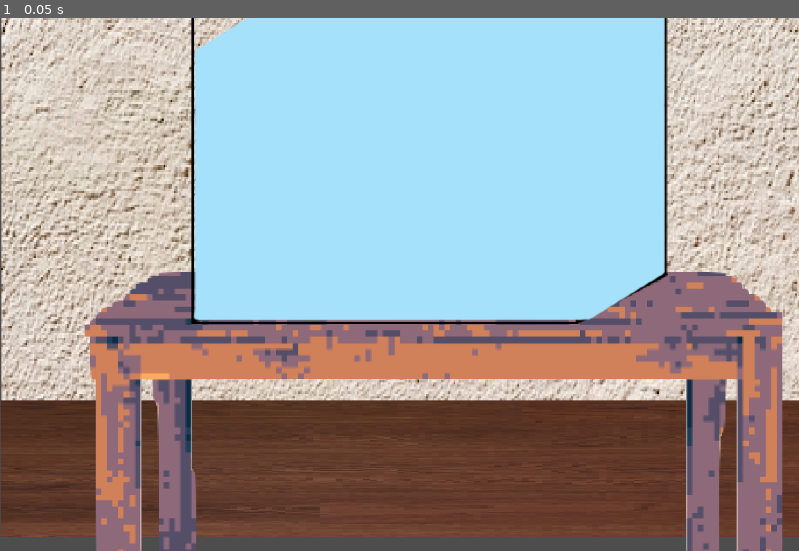
Above: before the commit, frame 1.
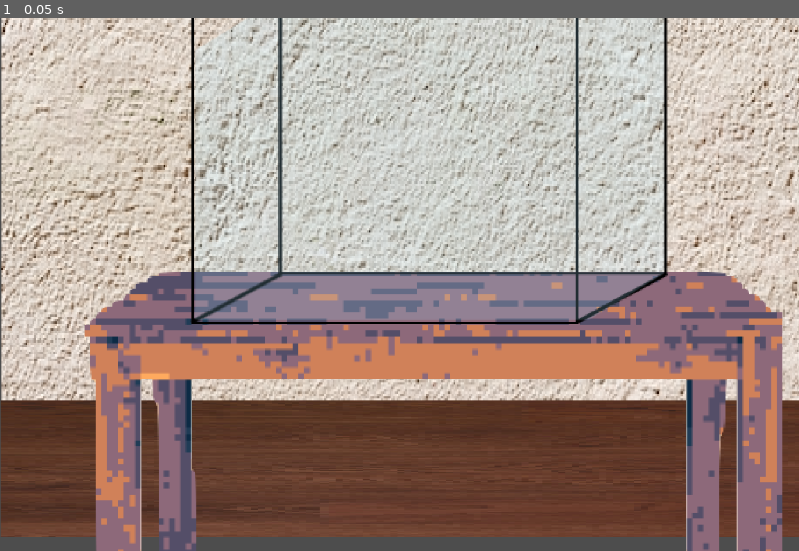
Above: after the commit, the same moment.

Repository: jac192133/Ecobana
Game: Godot game, scene res://scenes/RoomScene.tscn
The game is run twice, just before and just after one commit, with the same random seed, the same clock (stepped at 60 frames per second) and the same inputs. Before the commit the project has no main scene; this scene is started directly in both runs.
Inputs:
- Up to frame 1 (0.05 s): no input

The runs differ from the first frame. In frame 1, 33% of the frame differs, in the area x 24-84%, y 0-57%.

Commit message:
fixed water transparency

Diff:
--- a/godotecobana/project.godot
+++ b/godotecobana/project.godot
@@ -11,6 +11,7 @@
 [application]
 
 config/name="GodotEcobana"
+run/main_scene="res://scenes/RoomScene.tscn"
 config/features=PackedStringArray("4.3", "GL Compatibility")
 config/icon="res://icon.svg"
 
--- a/godotecobana/scenes/RoomScene.tscn
+++ b/godotecobana/scenes/RoomScene.tscn
@@ -1,29 +1,36 @@
-[gd_scene load_steps=7 format=3 uid="uid://enjmj0ap4g8g"]
+[gd_scene load_steps=8 format=3 uid="uid://enjmj0ap4g8g"]
 
 [ext_resource type="Texture2D" uid="uid://2d2snvea8v4" path="res://assets/wall.png" id="1_fvtvw"]
 [ext_resource type="Texture2D" uid="uid://bbh2gfrvmdpu" path="res://assets/floor.png" id="2_tw2gb"]
 [ext_resource type="Texture2D" uid="uid://doa00vl4xw2uf" path="res://assets/table.png" id="3_73a6n"]
 [ext_resource type="Texture2D" uid="uid://cv2pyir3wuadn" path="res://assets/tank.png" id="4_vtdbg"]
 [ext_resource type="Texture2D" uid="uid://cmwfw2bvbrch2" path="res://assets/water.png" id="5_6y8bk"]
+[ext_resource type="Shader" path="res://shaders/water_shader.gdshader" id="5_ars8m"]
 
-[sub_resource type="ShaderMaterial" id="ShaderMaterial_37ou3"]
+[sub_resource type="ShaderMaterial" id="ShaderMaterial_b8m4u"]
+shader = ExtResource("5_ars8m")
+shader_parameter/transparency = 0.0
+shader_parameter/water_texture = ExtResource("5_6y8bk")
 
 [node name="RoomScene" type="Node2D"]
 texture_filter = 1
 texture_repeat = 1
 
 [node name="Wall" type="Sprite2D" parent="."]
+z_index = -3
 position = Vector2(624, 148)
 scale = Vector2(2.488, 3.364)
 texture = ExtResource("1_fvtvw")
 
 [node name="Floor" type="Sprite2D" parent="."]
+z_index = -2
 position = Vector2(623, 649.747)
 rotation = -1.5708
 scale = Vector2(0.394609, 2.48912)
 texture = ExtResource("2_tw2gb")
 
 [node name="Table" type="Sprite2D" parent="."]
+z_index = -1
 position = Vector2(625, 666)
 scale = Vector2(2.012, 2.16606)
 texture = ExtResource("3_73a6n")
@@ -34,7 +41,8 @@
 texture = ExtResource("4_vtdbg")
 
 [node name="Water" type="Sprite2D" parent="Tank"]
-material = SubResource("ShaderMaterial_37ou3")
+z_index = 3
+material = SubResource("ShaderMaterial_b8m4u")
 position = Vector2(-19.1368, -12.5452)
 scale = Vector2(0.199657, 0.182897)
 texture = ExtResource("5_6y8bk")
--- a/godotecobana/shaders/water_shader.gdshader
+++ b/godotecobana/shaders/water_shader.gdshader
@@ -1,24 +1,18 @@
-shader_type canvas_item;  // Ensure it's a 2D shader
+shader_type canvas_item;
 
-// Declare uniform variables correctly
-uniform vec4 water_color; // Removed : hint_color to avoid errors
-uniform float wave_speed;  // Controls wave movement speed
-uniform float wave_amplitude;  // Height of waves
-uniform float wave_frequency;  // Number of waves
-uniform float transparency;  // Water transparency
+// Explicitly declare the water texture
+uniform sampler2D water_texture;
+uniform float transparency; // Transparency control
 
 void fragment() {
     vec2 uv = UV;
 
-    // Create a wave distortion effect using sine function
-    uv.y += sin(TIME * wave_speed + uv.x * wave_frequency) * (wave_amplitude / 100.0);
+    // Sample the texture correctly
+    vec4 tex_color = texture(water_texture, uv);
 
-    // Sample the texture at the modified UV coordinates
-    vec4 tex_color = texture(TEXTURE, uv);
+    // Ensure transparency is applied without making it fully invisible
+    tex_color.a *= max(transparency, 0.2); // Prevent full invisibility
 
-    // Apply water color blending and transparency
-    vec4 final_color = mix(tex_color, water_color, 0.4);
-    final_color.a *= transparency;
-
-    COLOR = final_color;
+    // Output the final color
+    COLOR = tex_color;
 }
